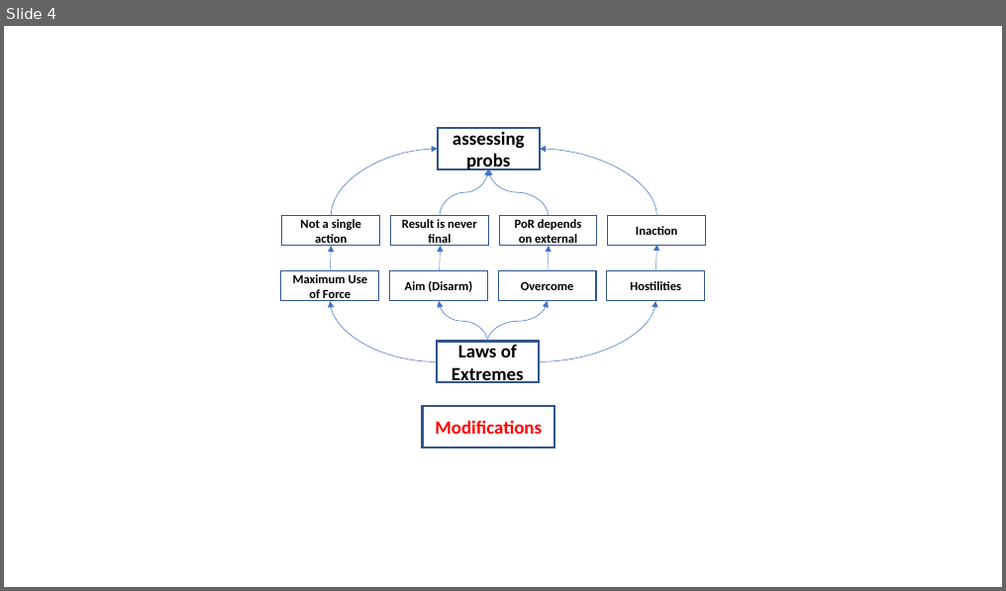
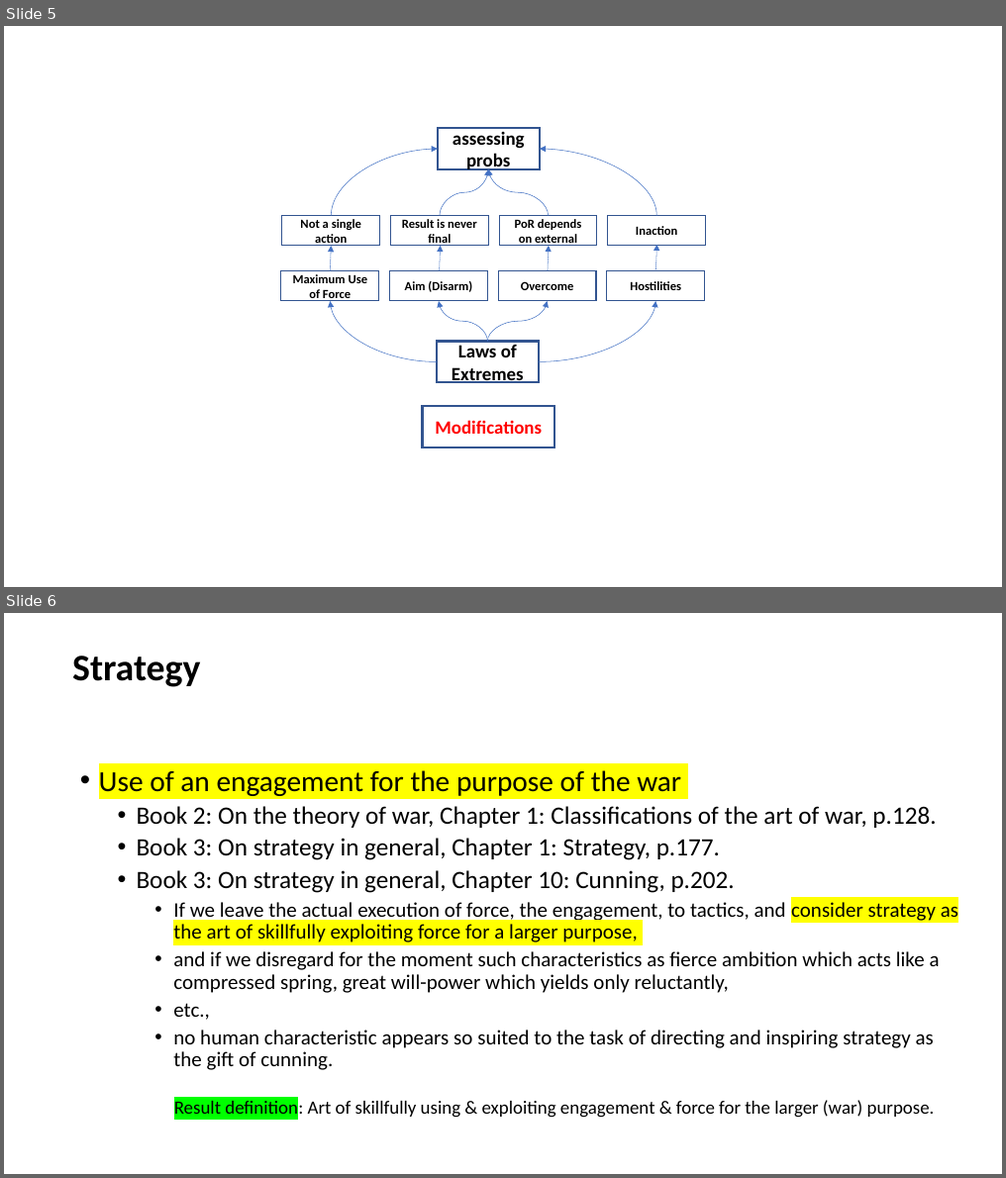
Before and after one commit to GurkanGitHub/PhD, a slide deck: onWar.pptx. Shown one above the other, each under a label of ours: slide 4 before the commit, slides 5 and 6 after it. The pictures are 1006x591 and 1006x1178 pixels, drawn with LibreOffice and Linux fonts; fonts in the diff are those of the drawing. Boxes give left, top, right and bottom in pixels: in the first picture for what was removed or moved away, otherwise in the second. Text is boxed around its words. In the diff, an @@ line names an element or a change of style, - is before the commit and + after.

```diff
--- a/onWar.pptx
+++ b/onWar.pptx
@@ slide 6 added at bbox=[4, 613, 1002, 1174], background #FFFFFF @@
@@ title added at bbox=[72, 656, 200, 687], 36 pt, text #000000, bold @@
+Strategy
@@ text added at bbox=[99, 770, 958, 1070], 20 pt, text #000000 @@
+• Use of an engagement for the purpose of the war
+  • Book 2: On the theory of war, Chapter 1: Classifications of the art of war, p.128.
+  • Book 3: On strategy in general, Chapter 1: Strategy, p.177.
+  • Book 3: On strategy in general, Chapter 10: Cunning, p.202.
+    • If we leave the actual execution of force, the engagement, to tactics, and consider strategy as the art of skillfully exploiting force for a larger purpose,
+    • and if we disregard for the moment such characteristics as fierce ambition which acts like a compressed spring, great will-power which yields only reluctantly,
+    • etc.,
+    • no human characteristic appears so suited to the task of directing and inspiring strategy as the gift of cunning.
@@ text added at bbox=[174, 1099, 935, 1120], 18 pt, text #000000 @@
+Result definition: Art of skillfully using & exploiting engagement & force for the larger (war) purpose.
@@ what was slide 4 is now slide 5 @@
```
Also in this commit, not shown: 3 other slides added, 2 other files.
